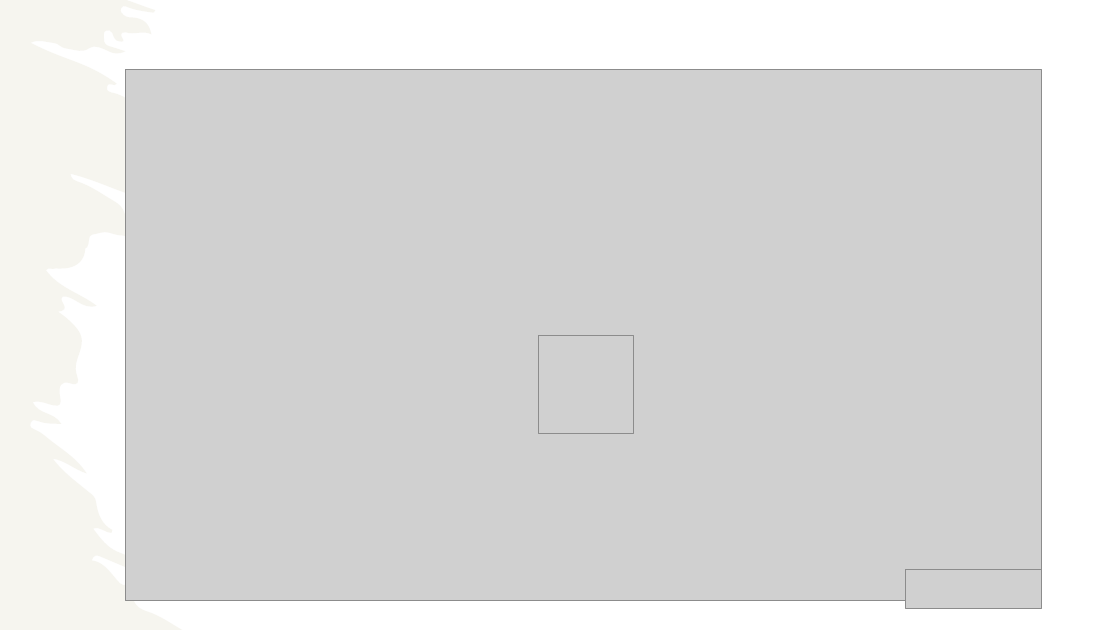
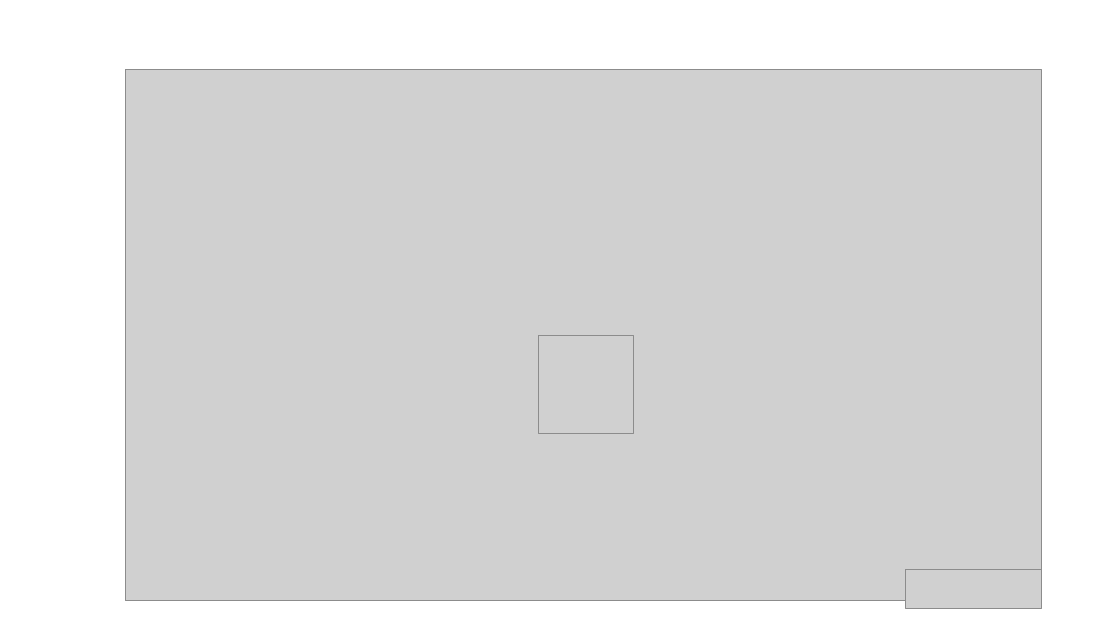
Before and after one commit to fam007e/EMINE_22_24, a slide deck: slide 13 of ESADE/NVCP/Businessman Target Marketing PowerPoint Templates 1.pptx (slide 11 before the commit). Drawn at 1120x630 pixels with LibreOffice and Linux fonts; fonts in the diff are those of the drawing; grey boxes stand for pictures; background and template pictures are left out. Boxes give left, top, right and bottom in pixels: in the first picture for what was removed or moved away, otherwise in the second. Text is boxed around its words. In the diff, an @@ line names an element or a change of style, - is before the commit and + after.

```diff
--- a/ESADE/NVCP/Businessman Target Marketing PowerPoint Templates 1.pptx
+++ b/ESADE/NVCP/Businessman Target Marketing PowerPoint Templates 1.pptx
@@ freeform shape removed at bbox=[0, 0, 182, 630] @@
```
Also in this commit, not shown: 7 other slides changed, 6 slides added, 6 slides removed, 5 other files.
